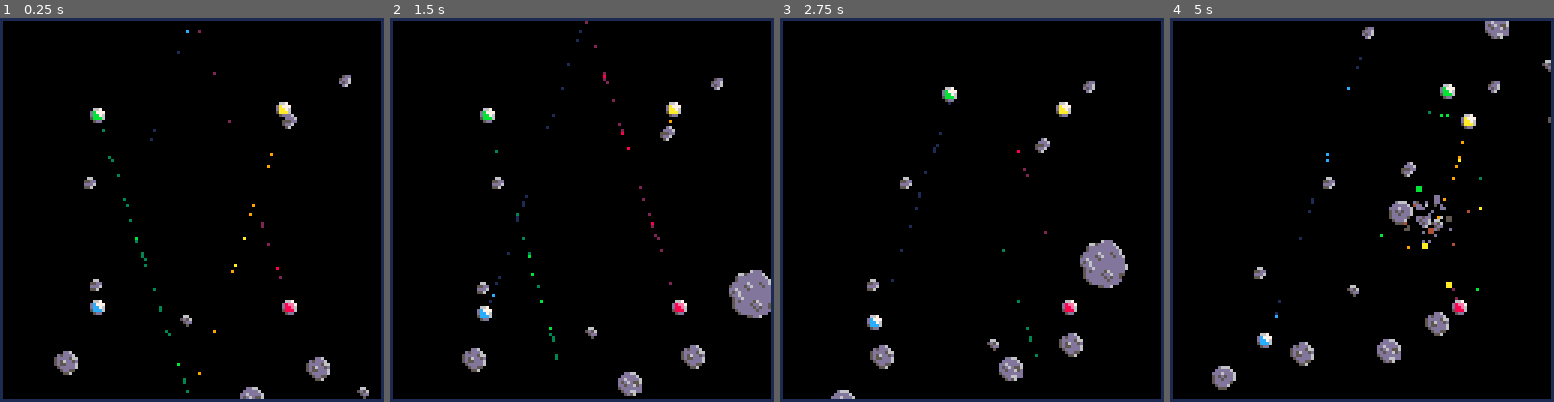
Above: before the commit, frames 1-4 (left to right).
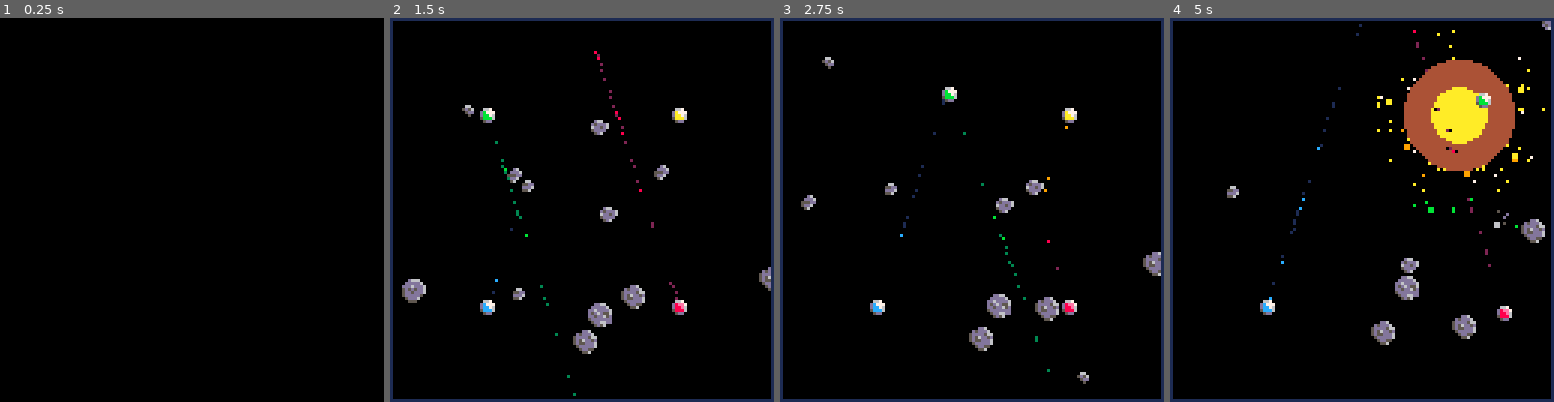
Above: after the commit, the same moments.

Repository: Ramito/PICO-8-Projects
Game: PICO-8 cartridge laserduel.p8
Same seed, same stepped clock (60 frames per second), same inputs: the game is played once before the commit and once after it.
Inputs:
- Up to frame 1 (0.25 s): no input
- Up to frame 2 (1.5 s): tap X (X key) at 0.33, 1.07 s; tap O (Z key) at 0.7 s
- Up to frame 3 (2.75 s): hold Right 1.6-2.1 s; tap O (Z key) at 1.7, 2.1, 2.5 s; tap X (X key) at 1.85 s; hold Up 2.15-2.42 s; hold Right from 2.47 s (still down)
- Up to frame 4 (5 s): tap O (Z key) every 0.4 s from 2.9 to 4.9 s; tap X (X key) at 2.97, 4.08 s; release Right at 3.03 s; hold Left 3.08-3.58 s; hold Down 3.63-3.97 s; hold Right 4.02-4.68 s; hold Up from 4.73 s (still down)

The runs differ from the first frame. In frame 1, 5.1% of the frame differs, in the area x 0-100%, y 0-100%; in frame 2, 5.2%; in frame 3, 5.1%; in frame 4, 12%, in the area x 10-100%, y 0-97%.

Commit message:
Feel tweaks and asteroid spawn experiments

Diff:
--- a/laserduel.p8
+++ b/laserduel.p8
@@ -11,18 +11,25 @@
 	live_ufos={}
 	ufo_respawn_queue={}
 	lasers={}
+	initialize_random()
+	setup_asteroids()
+	spawn_asteroids()
+	for i=1,450 do
+		clear_hash()
+		foreach(asteroids,update_asteroid)
+		hash_colliders(asteroids)
+		resolve_hash_collisions()
+		spawn_random_ast(i/60)
+	end
+	for i=1,1000 do
+		alloc_part(0)
+	end
 	setup_ufos()
 	setup_lasers()
 	create_ufo(32,32,-0.2)
 	create_ufo(96,32,0.7)
 	create_ufo(32,96,0.2)
 	create_ufo(96,96,-0.7)
-	setup_asteroids()
-	spawn_asteroids()
-	initialize_random()
-	for i=1,1000 do
-		alloc_part(0)
-	end
 end
 
 function _update60()
@@ -36,7 +43,7 @@
 	hash_colliders(live_ufos)
 	hash_colliders(asteroids)
 	resolve_hash_collisions()
-	if (time()%0.25==0 and rnd(1)<0.3333) spawn_random_ast()
+	spawn_random_ast(time())
 --lasers
 	foreach(lasers,update_laser)
 	foreach(lasers,update_laser_hit)
@@ -115,30 +122,34 @@
 end
 
 function on_asteroid_hit(ast,hit)
-	local kill_prob=0.5*hit.angle*hit.angle
+	local kill_prob=0.45*hit.angle*hit.angle
 	if (kill_prob<(rnd(0.5)+rnd(0.5))) return
 	del(asteroids,ast)
 
 	local ast_rad=get_radius(ast)
+
 	local smaller = ast
 	local smaller_rad=0
 	local rad_accum=0
 	local consumed_area=0
 	while smaller and rad_accum<ast_rad do
 		local allowed_rad=ast_rad-rad_accum
-		smaller = create_smaller_asteroid(ast.pos.x,ast.pos.y,allowed_rad, rad_accum!=0)
+		smaller = create_smaller_asteroid(0,0,allowed_rad, rad_accum!=0)
 		if smaller then
 			smaller_rad=get_radius(smaller)
 			rad_accum+=smaller_rad
 			consumed_area+=(smaller_rad*smaller_rad)
 
 			local random=random_arg_vec2[flr(rnd(#random_arg_vec2))+1]
+			smaller.pos:set(random):scale(rnd(ast_rad-smaller_rad)):add(ast.pos)
+
+			local random=random_arg_vec2[flr(rnd(#random_arg_vec2))+1]
 			smaller.vel:set(random):scale(0.05):add(ast.vel)
 		end
 	end
 
 	local total_area=ast_rad*ast_rad
-	local particles=flr(0.75*(total_area - consumed_area)) + flr(rnd(4))
+	local particles=flr(0.9*(total_area - consumed_area)) + flr(rnd(4))
 	local p_i=flr(rnd(#random_arg_vec2-particles))
 	local v_i=flr(rnd(#random_arg_vec2-particles))
 	for i=1,particles do
@@ -150,7 +161,7 @@
 		vel:add(ast.vel)
 		make_asteroid_particle(pos,vel,1,90+rnd(1500))
 	end
-	local sparks=flr(0.25*total_area) + flr(rnd(2))
+	local sparks=flr(0.225*total_area) + flr(rnd(2))
 	p_i=flr(rnd(#random_arg_vec2-sparks))
 	v_i=flr(rnd(#random_arg_vec2-sparks))
 	for i=1,sparks do
@@ -158,10 +169,10 @@
 		local pos=get_cached_vec2(1):set(normpos)
 		pos:scale(rnd(ast_rad))
 		pos:add(ast.pos)
-		local vel=get_cached_vec2(2):set(random_arg_vec2[v_i+i]):scale(rnd(0.95))
+		local vel=get_cached_vec2(2):set(random_arg_vec2[v_i+i]):scale(rnd(1.5))
 		vel:add(ast.vel)
 		local palette=5
-		if (i>=0.8*sparks) palette=hit.index
+		if (i>=0.875*sparks) palette=hit.index
 		make_spark_particle(pos,vel,palette)
 	end
 end
@@ -765,7 +776,7 @@
 	local pos=make_vec2(x,y)
 	local ast={}
 	ast.pos=pos
-	ast.vel=arg_vec2(rnd(1)):scale(0.08)
+	ast.vel=arg_vec2(rnd(1)):scale(0.1)
 	ast.attributes=ast_prot_map[prot_ind]
 	ast.on_hit=on_asteroid_hit
 	add(asteroids,ast)
@@ -780,33 +791,43 @@
 	end
 end
 
-function spawn_random_ast()
-	local loc=rnd(1)
-	local pos
+local ast_offset=12
+function spawn_random_ast(time)
+	if (time%0.25!=0 or rnd(1)>=0.333) return
+	local side=rnd(1)
+	local loc=-ast_offset+(128+2*ast_offset)*rnd(1)
+	local pos=get_cached_vec2(1)
 	local axis
-	if (loc<0.25) then
-		pos=make_vec2(132,4*128*loc)
+	if (side<0.25) then
+		pos:set_coords(128+ast_offset,loc)
 		axis=0.5
-	elseif (loc<0.5) then
-		pos=make_vec2(4*128*(loc-0.25),-4)
+	elseif (side<0.5) then
+		pos:set_coords(loc,-ast_offset)
 		axis=0.75
-	elseif (loc<0.75) then
-		pos=make_vec2(-4,4*128*(loc-0.5))
+	elseif (side<0.75) then
+		pos:set_coords(-ast_offset,loc)
 		axis=0
 	else
-		pos=make_vec2(4*128*(loc-0.75),132)
+		pos:set_coords(loc,128+ast_offset)
 		axis=0.25
 	end
-	axis+=(rnd(0.4)-0.2)
-	local vel=arg_vec2(axis):scale(0.025+rnd(0.3))
-	create_asteroid(pos.x,pos.y).vel=vel
+	axis+=(rnd(0.5)-0.25)
+	local vel=get_cached_vec2(2)
+	vel:set_arg(axis):scale(8.5+(rnd(0.25)+rnd(0.25)+rnd(0.25)+rnd(0.25))*7.0)
+	local ast=create_asteroid(pos.x,pos.y)
+	local radius=get_radius(ast)
+	ast.vel:set(vel):scale(1.0/(radius*radius*radius))
 end
 
 function update_asteroid(ast)
 	ast.pos:add(ast.vel)
-	local screen_dist_sq=screen_rect:vec2_dist_sq(ast.pos)
-	local r_sq=ast.attributes.radius*ast.attributes.radius
-	if (screen_dist_sq>4*r_sq) then
+	local ast_pos=ast.pos
+	local diff=screen_rect:closest_to(ast_pos):sub(ast_pos)
+	local dist_sq=diff:dot(diff)
+	if (dist==0) return
+	if (diff:dot(ast.vel)>=0) return
+	local ast_r=get_radius(ast)
+	if (dist_sq>4*ast_r*ast_r) then
 		del(asteroids,ast)
 	end
 end
@@ -882,20 +903,21 @@
 
 function make_spark_particle(pos,vel,palette)
 	local part=alloc_part()
-	part.life=45+rnd(500),
+	part.life=45+rnd(450),
 	part.pos:set(pos)
 	part.vel:set(vel)
 	part.spark_palette=palette
-	part.color=7
+	part.color=8
 end
 
 function make_asteroid_particle(pos,vel)
 	local part=alloc_part()
-	part.life=60+rnd(750),
+	part.life=60+rnd(1200),
 	part.pos:set(pos)
 	part.vel:set(vel)
 	part.spark_palette=-1
-	part.large=0.3333>rnd(1)
+	part.large=0.425>rnd(1)
+	if (part.large) part.life*=(0.5-rnd(0.45))
 	color=13
 	if (0.25>rnd(1)) then
 		color=5
@@ -912,7 +934,7 @@
 		if part.life >= 0 then
 			local vel=part.vel
 			part.pos:add(vel)
-			vel:scale(1+sqrt(vel:dot(vel))*(-0.075))
+			vel:scale(1+sqrt(vel:dot(vel))*(-0.035))
 			i+=1
 		else
 			particles[i]=particles[active_particles]
@@ -936,7 +958,7 @@
 		part.vel:set(col.vel):add(dp)
 end
 
-local part_exp_str_mod=0.2
+local part_exp_str_mod=0.22
 function part_vs_exp(part,exp)
 	local radius=exp.radius
 	local dp=get_cached_vec2(1)
@@ -1027,7 +1049,7 @@
 			end
 		else
 			if (part.large) then
-				if (0.65>rnd(1))draw_large_pixel(part.pos.x,part.pos.y,part.color)
+				if (0.5>=rnd(1))draw_large_pixel(part.pos.x,part.pos.y,part.color)
 			else
 				draw_pixel(part.pos.x,part.pos.y,part.color)
 			end
